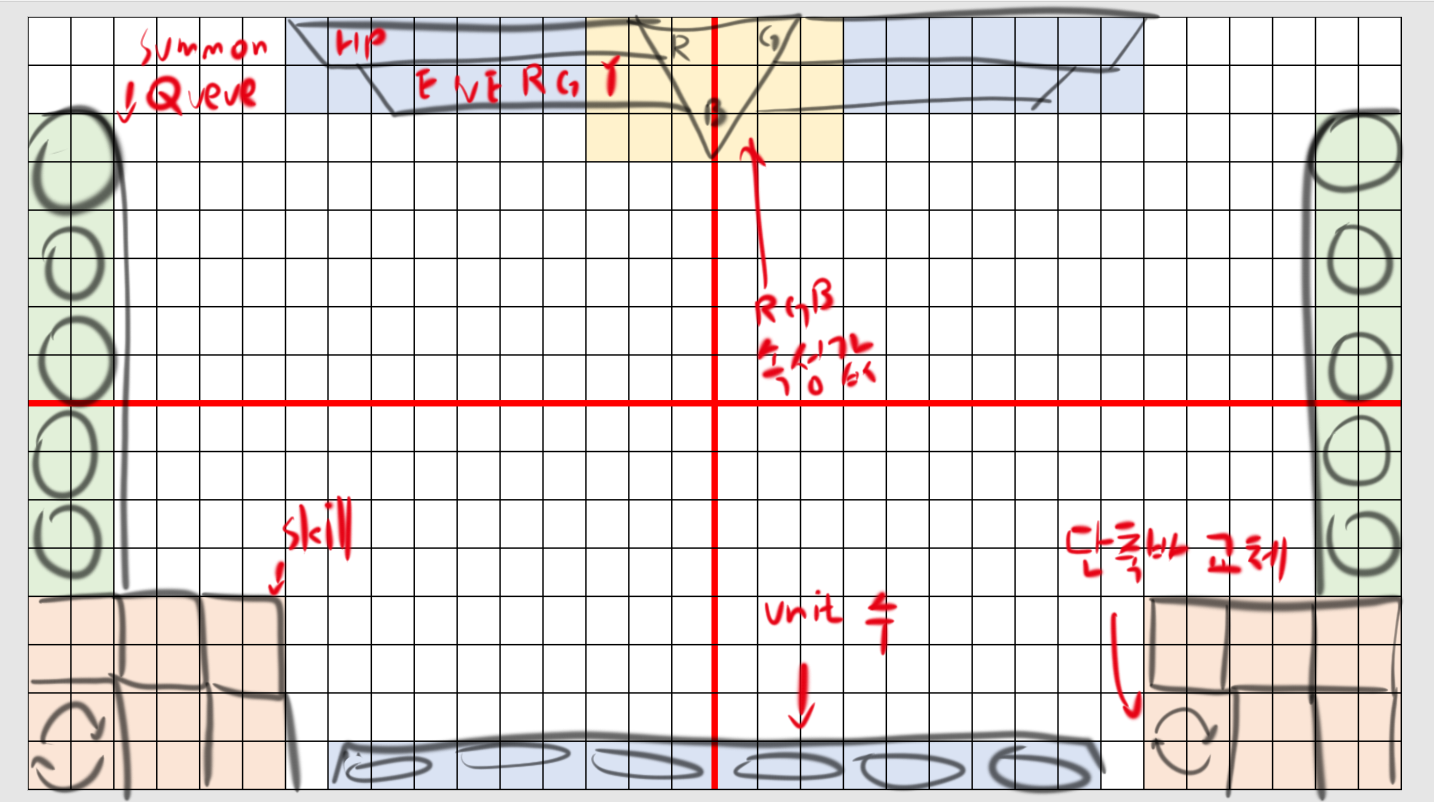
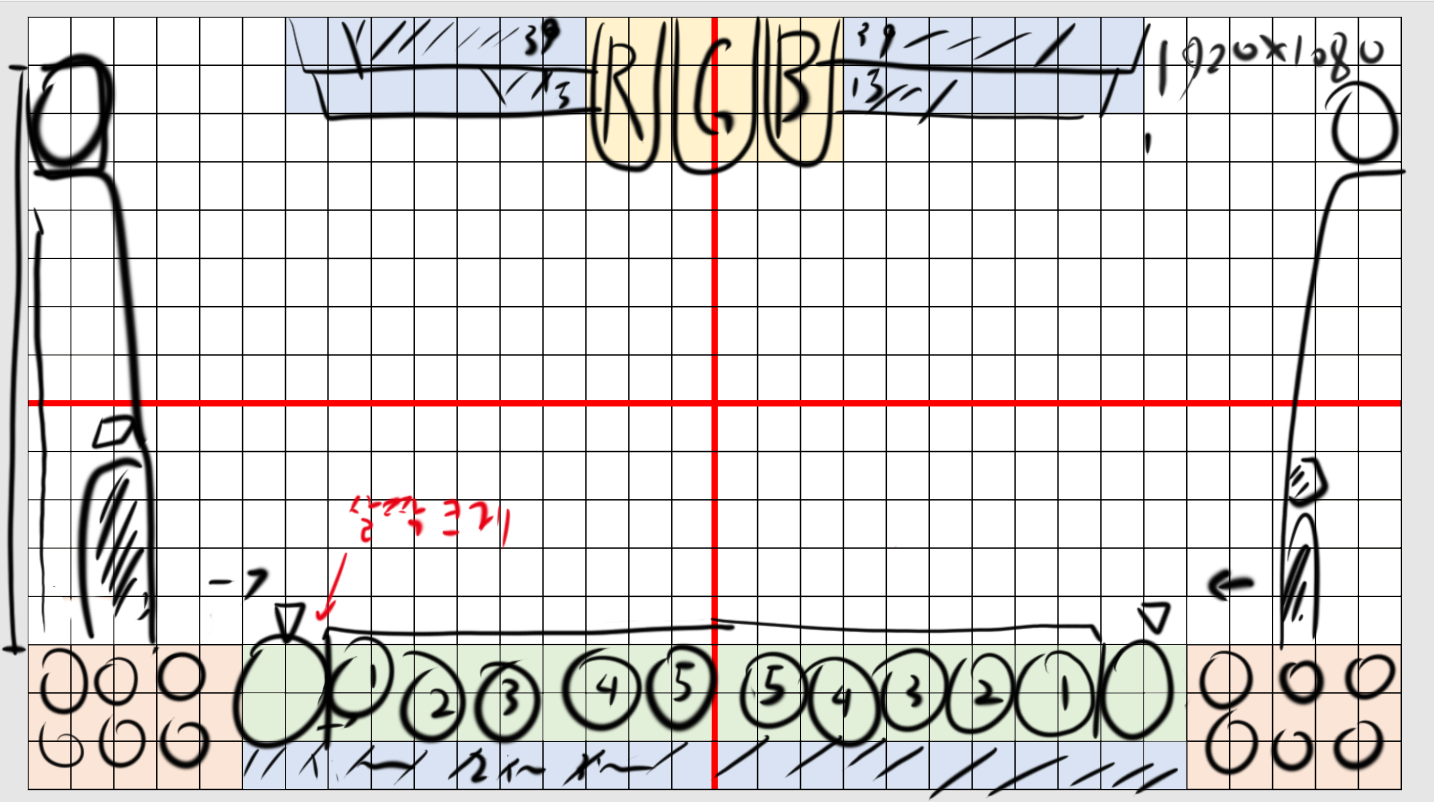
Comparing the layer stacks of the two 1434px x 802px images. Changes:
added layer "Layer 3" above "Layer 2" over bbox(1, 14, 1407, 802)
hid "Layer 2" over bbox(115, 25, 1289, 731)
hid "Layer 1" over bbox(27, 4, 1405, 802)
painted on "Background" over bbox(28, 31, 1401, 790)
